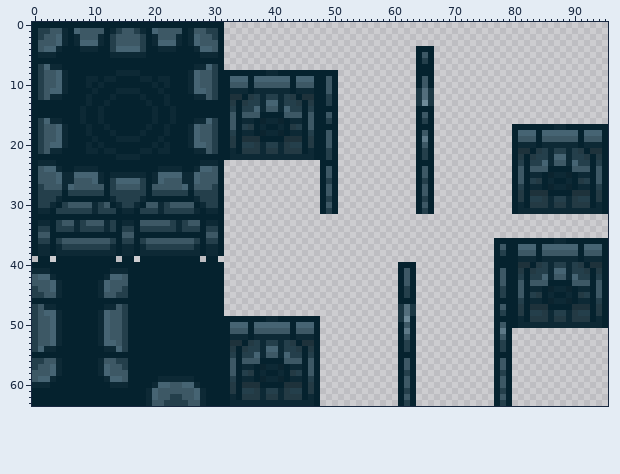
Sprite sheet -- src/main/resources/objects/soulbricktexture.png. The picture above is the old version.
The file is 192x128 pixels, drawn in blocks of 2x2; one block is one cell here. Colours within 5 levels of each other are drawn and written as one.
Now the later version:
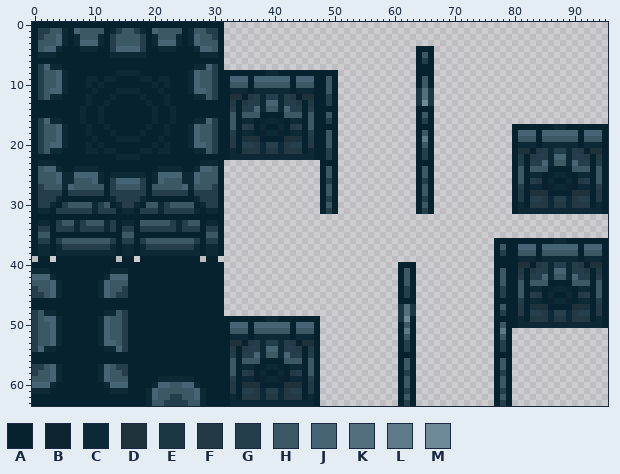
Palette (. is transparent): A #05222e  B #0b242f  C #0d2935  D #1e323b  E #1b3743  F #233a44  G #243f4b  H #3d5865  J #466473  K #536e7c  L #5e7987  M #6e8a98
Edits made:
@@ x 0..17 @@
 41 CCCAAAAAAAAAACCCAA
-42 HJJCAAAAAAAACJJHAA
+42 JJJCAAAAAAAACJJJAA
 43 HHHJCAAAAAACJHHHAA
 44 GHHJCAAAAAACJHHGAA
-45 GGHHCAAAAAACHHGGAA
+45 GGHJCAAAAAACJHGGAA
 46 AAAAAAAAAAAAAAAAAA
-47 GHCCAAAAAAAACCHGAA
-48 GHJJCAAAAAACJHHGAA
-49 GHHJCAAAAAACJHHGAA
+47 AAAAAAAAAAAAAAAAAA
+48 GHCCAAAAAAAACCHGAA
+49 GHJJCAAAAAACJHHGAA
 50 GHHJCAAAAAACJHHGAA
@@ x 0..17 @@
 55 AAAAAAAAAAAAAAAAAA
-56 GGHHCAAAAAACHHGGAA
-57 GHHJCAAAAAACJHHGAA
-58 HHHJCAAAAAACJHHHAA
-59 HJJCAAAAAAAACJJHAA
-60 CCCAAAAAAAAAACCCAA
-61 AAAAAAAAAAAAAAAAAA
+56 AAAAAAAAAAAAAAAAAA
+57 GGHJCAAAAAACJHGGAA
+58 GHHJCAAAAAACJHHGAA
+59 HHHJCAAAAAACJHHHAA
+60 JJJCAAAAAAAACJJJAA
+61 CCCAAAAAAAAAACCCAA
 62 AAAAAAAAAAAAAAAAAA
Pixel boxes of the changes (left, top, right, bottom) in both pictures:
changed: (32, 274, 62, 322)
changed: (98, 274, 128, 316)
changed: (32, 358, 62, 394)
changed: (98, 358, 128, 394)
